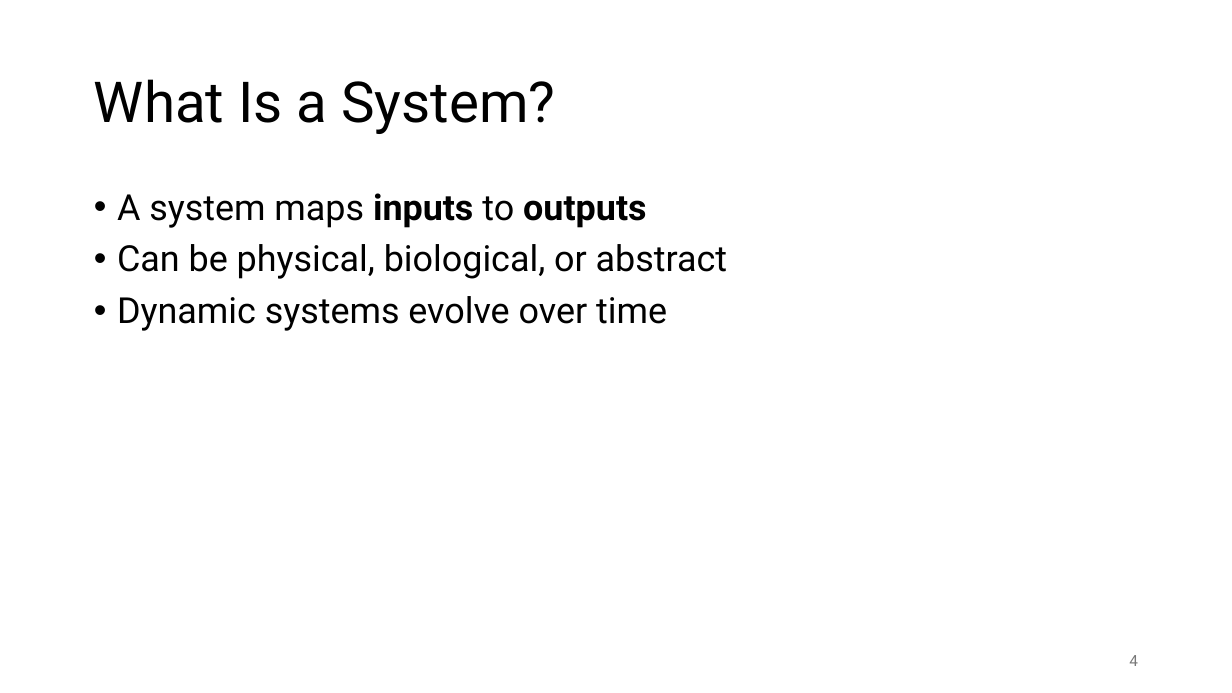
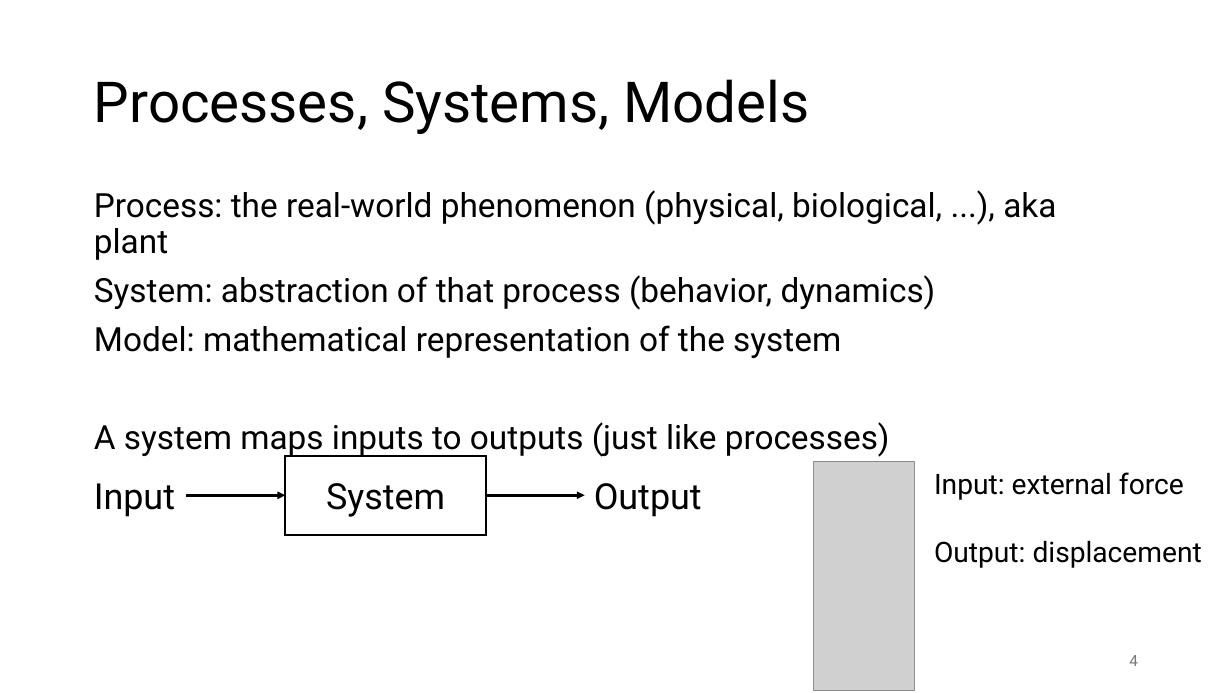
Before and after one commit to FelixWick/control_engineering, a slide deck: slide 4 of slides/1_systems.pptx. Drawn at 1232x693 pixels with LibreOffice and Linux fonts; fonts in the diff are those of the drawing; grey boxes stand for pictures. Boxes give left, top, right and bottom in pixels: in the first picture for what was removed or moved away, otherwise in the second. Text is boxed around its words. In the diff, an @@ line names an element or a change of style, - is before the commit and + after.

Commit message:
some systems slides

```diff
--- a/slides/1_systems.pptx
+++ b/slides/1_systems.pptx
@@ title at [94, 79, 810, 134]: text changed @@
-What Is a System?
+Processes, Systems, Models
@@ text at [94, 190, 1056, 457]: text changed; size 28 to 26 pt @@
-• A system maps inputs to outputs
-• Can be physical, biological, or abstract
-• Dynamic systems evolve over time
+Process: the real-world phenomenon (physical, biological, ...), aka plant
+System: abstraction of that process (behavior, dynamics)
+Model: mathematical representation of the system
+A system maps inputs to outputs (just like processes)
@@ picture added at [813, 462, 915, 691] @@
@@ text added at [934, 472, 1202, 568], 22 pt, text #000000 @@
+Input: external force
+Output: displacement
@@ group added at [94, 456, 702, 534]: 2 texts, 2 arrows, 1 rectangle @@
+System
+Input
+Output
```
Also in this commit, not shown: 7 other slides changed, 3 slides added, 1 slide removed, 8 other files.
